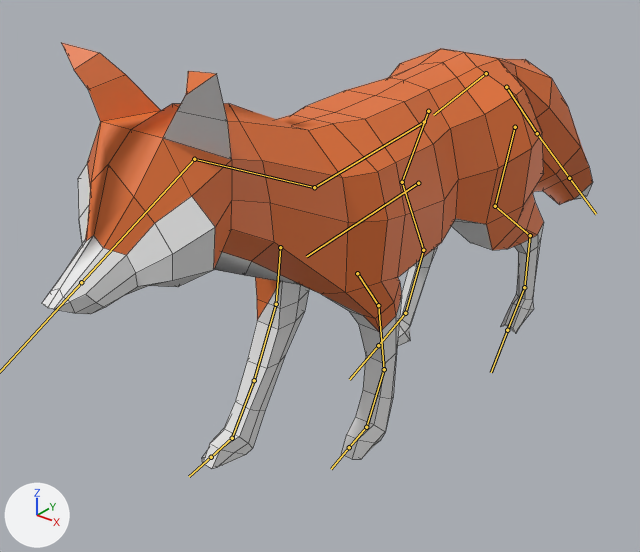
The FBX model WaterTamagochi/app/sampledata/fox.fbx, before and after one commit.
Rendered twice from a camera (50 mm lens) standing at (4.06, -6.54, 3.3) and looking at (-0.52, -0.82, -0.25). The axes (+X, +Y, +Z) are drawn at lower left. The lights are the same throughout. Both versions are drawn at frame 1 of the action 'Armature|Walk.001'; the numbers are the values there. The bones that bend it are drawn over the model as lines. Mesh edges are drawn as thin lines.
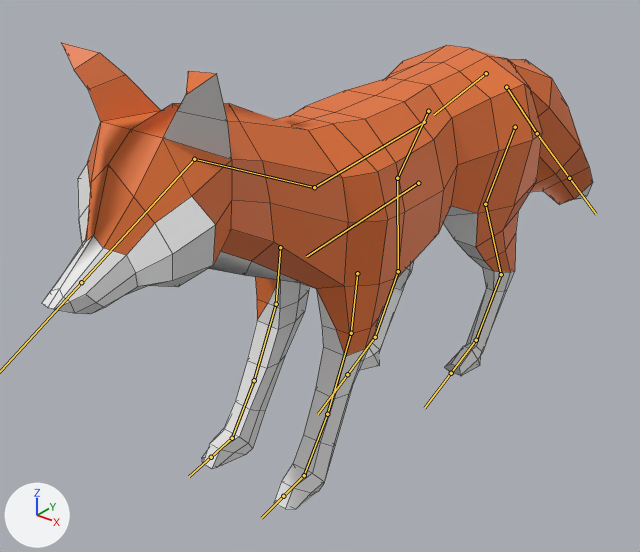
The edits, one by one:
Bone 'Bone.015' (bone_bone_015) turns from (-45, 0, 0) to (0, 0, 0) degrees about its own x, y and z.
Bone 'Bone.016' (bone_bone_016) turns from (9, 0, 0) to (0, 0, 0) degrees about its own x, y and z.
Bone 'Bone.017' (bone_bone_017) turns from (28, 0, 0) to (0, 0, 0) degrees about its own x, y and z.
Bone 'Bone.010' (bone_bone_010) turns from (18, 0, 0) to (0, 0, 0) degrees about its own x, y and z.
Bone 'Bone.011' (bone_bone_011) turns from (9, 0, 0) to (0, 0, 0) degrees about its own x, y and z.
Bone 'Bone.012' (bone_bone_012) turns from (-9, 0, 0) to (0, 0, 0) degrees about its own x, y and z.
Bone 'Bone.023' (bone_bone_023) turns from (0, 0, 0) to (-10, 0, -1) degrees about its own x, y and z.
Bone 'Bone.024' (bone_bone_024) turns from (0, 0, 0) to (-14, 0, 0) degrees about its own x, y and z.
Bone 'Bone.025' (bone_bone_025) turns from (0, 0, 0) to (-14, 0, 1) degrees about its own x, y and z.
Bone 'Bone.026' (bone_bone_026) turns from (0, 0, 0) to (-14, 0, 0) degrees about its own x, y and z.

Boxes [x1, y1, x2, y2] around the edits, measured in the pictures (640 x 552 px):
'Cube', posed (10% taller)
    before: [42, 42, 593, 469]
    after: [42, 42, 593, 510]
bone 'Bone.015', root to tip
    before: (357, 273) to (378, 305)
    after: (357, 273) to (351, 333)
bone 'Bone.016', root to tip
    before: (378, 305) to (384, 369)
    after: (351, 333) to (327, 414)
bone 'Bone.017', root to tip
    before: (384, 369) to (366, 427)
    after: (327, 414) to (304, 475)
bone 'Bone.010', root to tip
    before: (515, 127) to (495, 206)
    after: (515, 127) to (485, 204)
bone 'Bone.011', root to tip
    before: (495, 206) to (530, 235)
    after: (485, 204) to (501, 274)
bone 'Bone.012', root to tip
    before: (530, 235) to (524, 287)
    after: (501, 274) to (476, 340)
bone 'Bone.023', root to tip
    before: (428, 111) to (402, 182)
    after: (428, 111) to (397, 178)
bone 'Bone.024', root to tip
    before: (402, 182) to (423, 250)
    after: (397, 178) to (398, 271)
bone 'Bone.025', root to tip
    before: (423, 250) to (405, 313)
    after: (398, 271) to (375, 337)
bone 'Bone.026', root to tip
    before: (405, 313) to (378, 345)
    after: (375, 337) to (347, 374)
